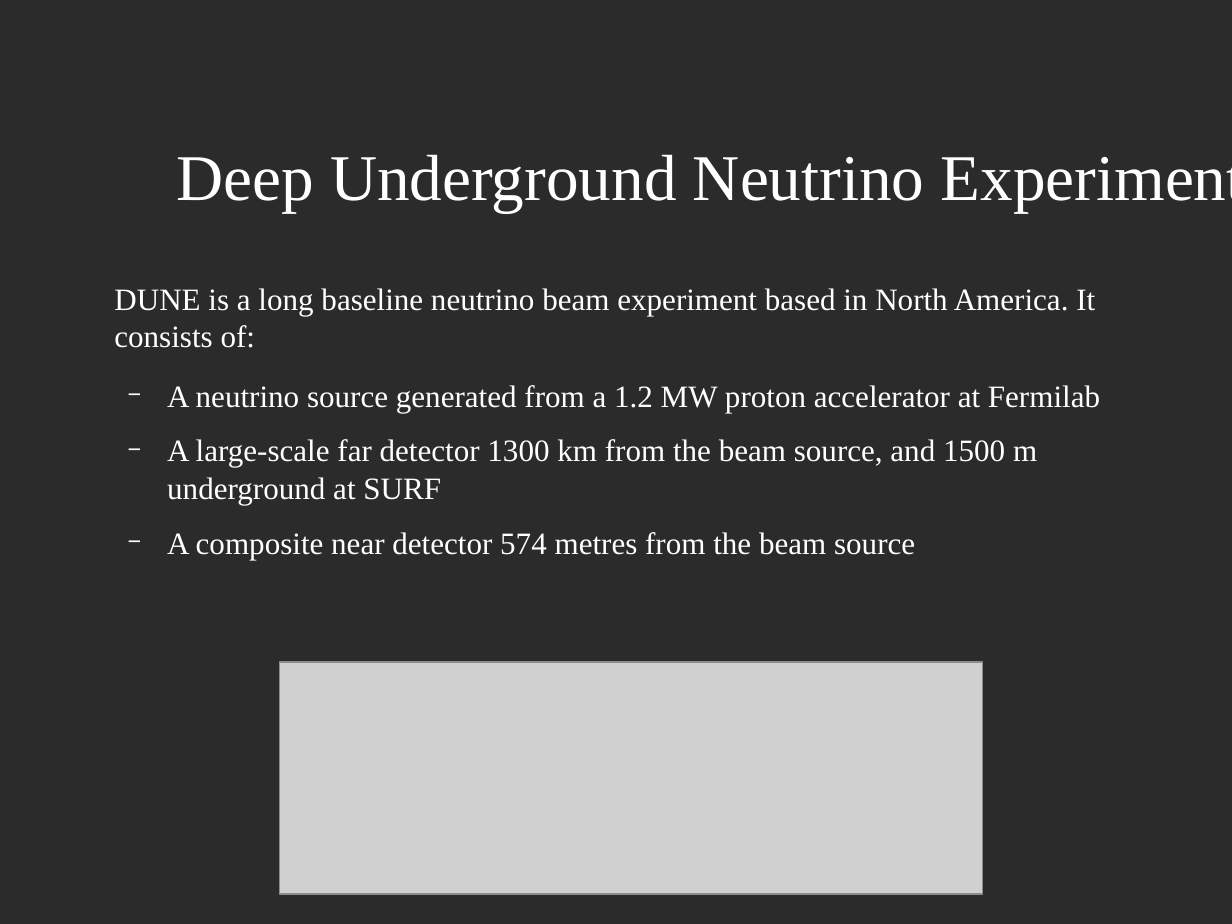
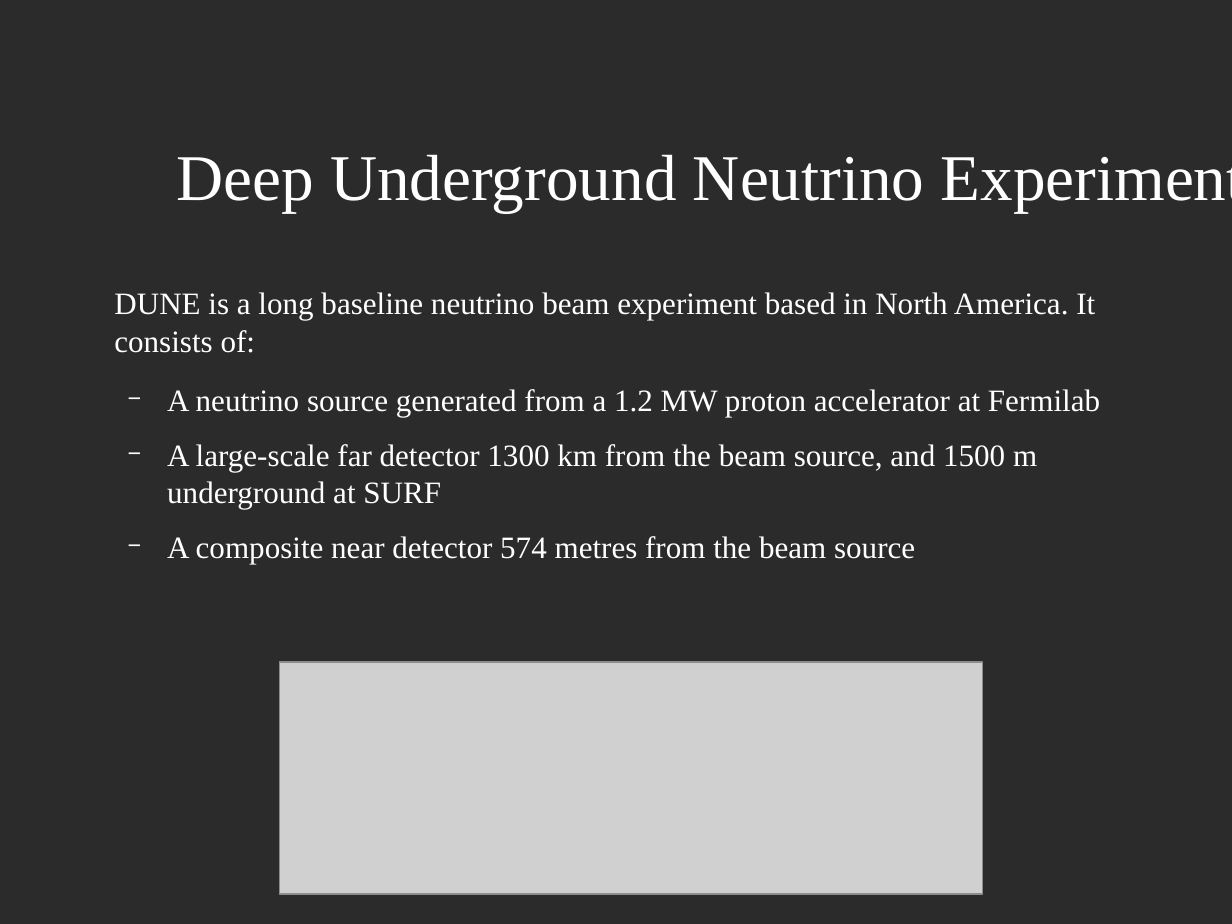
Before and after one commit to JoshCodesPhysics/dune_project, a slide deck: slide 2 of dune_notes/dune_pres/dune_project_pres.odp. Drawn at 1232x924 pixels with LibreOffice and Linux fonts; fonts in the diff are those of the drawing; grey boxes stand for pictures; background and template pictures are left out; a plain dark background stands for a picture behind light text. Boxes give left, top, right and bottom in pixels: in the first picture for what was removed or moved away, otherwise in the second. Text is boxed around its words. In the diff, an @@ line names an element or a change of style, - is before the commit and + after.

Commit message:
Large cutback

```diff
--- a/dune_notes/dune_pres/dune_project_pres.odp
+++ b/dune_notes/dune_pres/dune_project_pres.odp
@@ text "DUNE is a long baseline ...": place and size @@
-text "DUNE is a long baseline ..." at bbox=[114, 288, 1100, 559]
+text "DUNE is a long baseline ..." at bbox=[114, 292, 1100, 564]
```
Also in this commit, not shown: 1 other slide changed, 1 slide removed, 3 other files.
